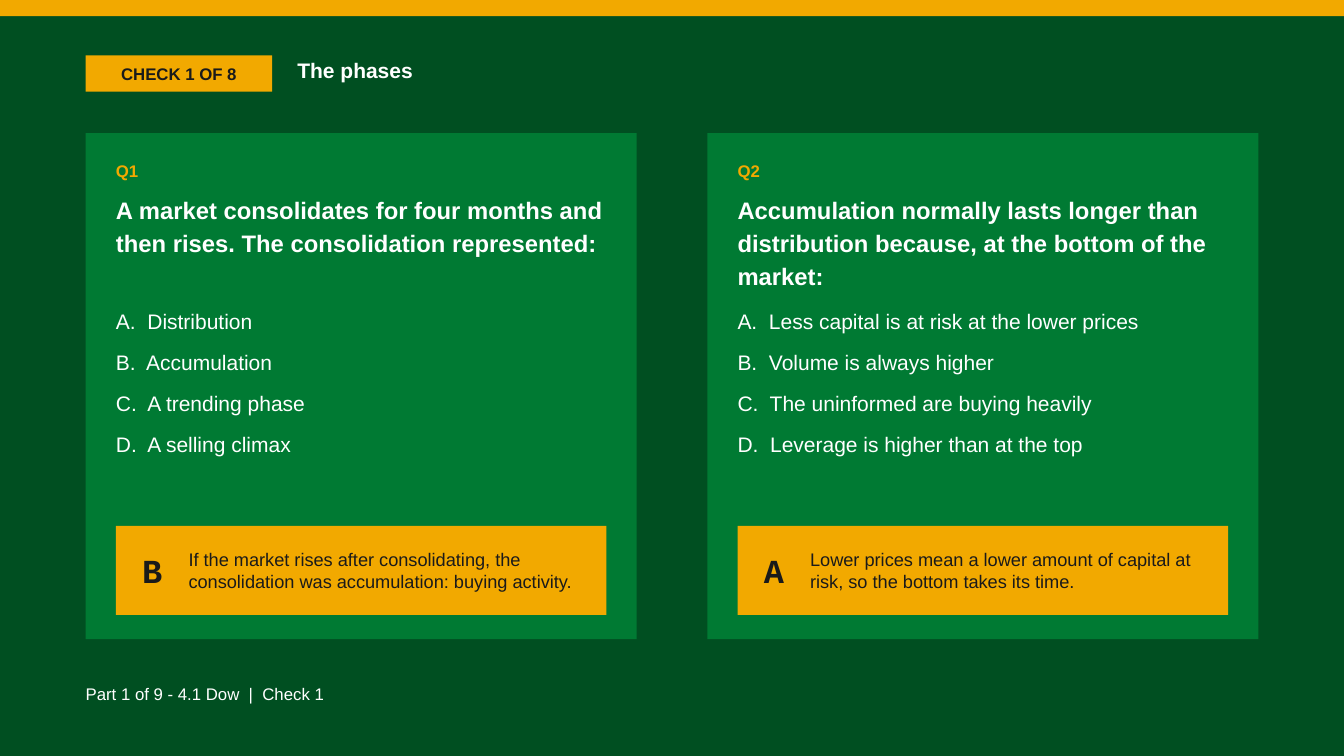
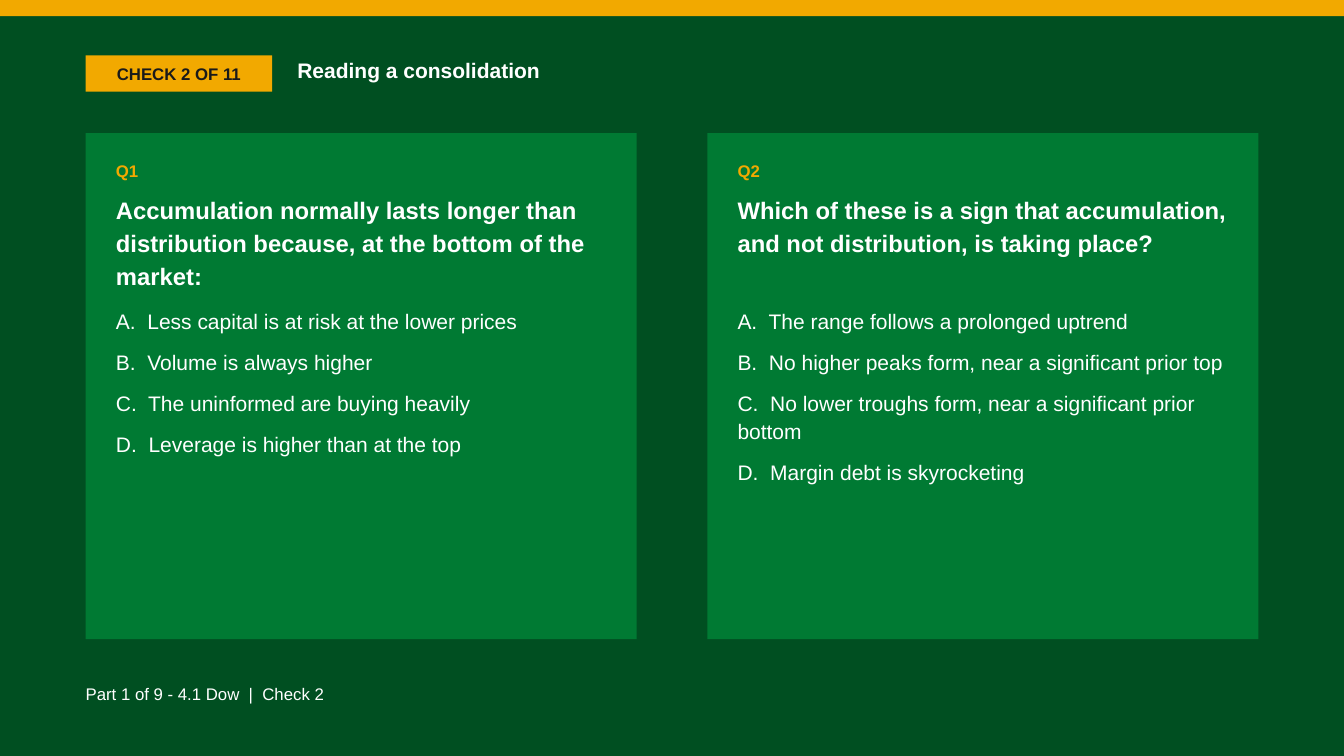
Before and after one commit to benjiesotelo-sudo/Telos_FIN1209, a slide deck: slide 18 of chapter-04/FIN1209-Chapter-04.pptx (slide 13 before the commit). Drawn at 1344x756 pixels with LibreOffice and Linux fonts; fonts in the diff are those of the drawing. Boxes give left, top, right and bottom in pixels: in the first picture for what was removed or moved away, otherwise in the second. Text is boxed around its words. In the diff, an @@ line names an element or a change of style, - is before the commit and + after.

Commit message:
Revise Chapter 4 after the instructor's review: a picture beside every idea
The instructor opened the first build, 46 slides, and sent it back for three
reasons. This is the second build, 79 slides and 136 minutes at the
calibrated rate, against 188 and 219 for Chapter 3.

1. Slides with no picture could not be taught from. Every teaching slide but
   one now has a picture beside it: a book figure where the book has one,
   otherwise one of eighteen charts of our own, lettered A to R. Ten of them
   carry section 4.1, where the book spends three pages on who buys and who
   sells in each phase with no figure at all.

2. A check showed its answer on the question slide, which cannot be
   presented. Every check is a question slide and then a reveal slide again,
   as in Chapters 1 to 3, and the same-slide renderer is removed from
   deckkit.

3. It taught less than the book does. All 32 of the book's figures are now
   placed, each with what the book says about it, against 19 before.
   Section 4.2 teaches every one of the book's pattern lists, with the
   shapes sketched from the one line descriptions in the book's own Chapter
   13, and the book's worked example of one ascending triangle in three
   locations. Eleven checks, up from eight.

Where a section uses a tool the book has not taught yet, the slide stops
where the book stops and says so in a caption.

chartkit gains two forms, annotated and gallery, drawn at the size of a
Pair's picture column. Both editions of Chapters 1 to 3 rebuild byte for
byte and their six PDFs are identical by text.

The committed deck embeds exactly the eighteen charts this build drew and a
placeholder for every book figure.

```diff
--- a/chapter-04/FIN1209-Chapter-04.pptx
+++ b/chapter-04/FIN1209-Chapter-04.pptx
@@ text in rectangle at (x1=117, y1=68, x2=241, y2=80): text changed @@
-CHECK 1 OF 8
+CHECK 2 OF 11
@@ text at (x1=297, y1=62, x2=539, y2=82): text changed @@
-The phases
+Reading a consolidation
@@ text "Accumulation normally lasts longer than ..." moved from (x1=738, y1=201, x2=1206, y2=286) to (x1=116, y1=201, x2=585, y2=286) @@
@@ text removed at (x1=116, y1=201, x2=602, y2=257) @@
-A market consolidates for four months and then rises. The consolidation represented:
@@ text added at (x1=738, y1=201, x2=1226, y2=257), 17 pt, text #FFFFFF, bold @@
+Which of these is a sign that accumulation, and not distribution, is taking place?
@@ text "A. Less capital is at ..." moved from (x1=738, y1=313, x2=1138, y2=456) to (x1=116, y1=313, x2=517, y2=456) @@
@@ text removed at (x1=116, y1=313, x2=305, y2=456) @@
-A. Distribution
-B. Accumulation
-C. A trending phase
-D. A selling climax
@@ text added at (x1=738, y1=313, x2=1222, y2=485), 15 pt, text #FFFFFF @@
+A. The range follows a prolonged uptrend
+B. No higher peaks form, near a significant prior top
+C. No lower troughs form, near a significant prior bottom
+D. Margin debt is skyrocketing
@@ rectangle removed at (x1=116, y1=526, x2=607, y2=615) @@
@@ rectangle removed at (x1=738, y1=526, x2=1229, y2=615) @@
@@ text removed at (x1=142, y1=561, x2=162, y2=583) @@
-B
@@ text removed at (x1=189, y1=552, x2=572, y2=592) @@
-If the market rises after consolidating, the consolidation was accumulation: buying activity.
@@ text removed at (x1=764, y1=561, x2=784, y2=583) @@
-A
@@ text removed at (x1=810, y1=552, x2=1190, y2=591) @@
-Lower prices mean a lower amount of capital at risk, so the bottom takes its time.
@@ text at (x1=86, y1=688, x2=324, y2=700): text changed @@
-Part 1 of 9 - 4.1 Dow | Check 1
+Part 1 of 9 - 4.1 Dow | Check 2
```
Also in this commit, not shown: 40 other slides changed, 33 slides added, 10 other files.
